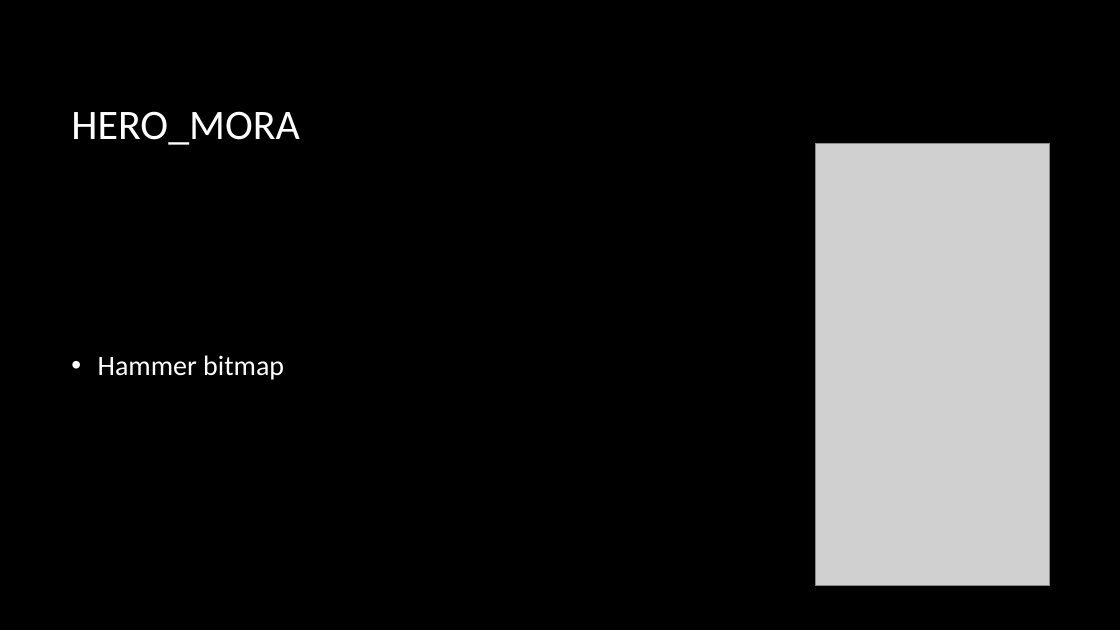
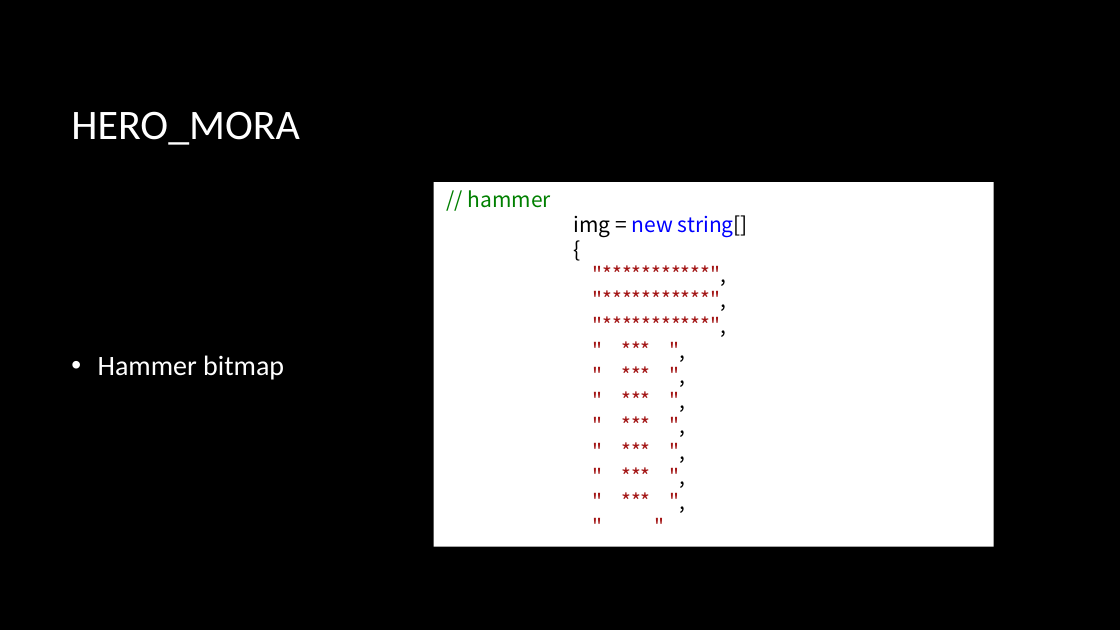
Before and after one commit to CaramelYo/Hero_Mora, a slide deck: slide 11 of Hero_Mora/bin/Release/Hero_Mora.pptx. Drawn at 1120x630 pixels with LibreOffice and Linux fonts; fonts in the diff are those of the drawing; grey boxes stand for pictures; background and template pictures are left out. Boxes give left, top, right and bottom in pixels: in the first picture for what was removed or moved away, otherwise in the second. Text is boxed around its words. In the diff, an @@ line names an element or a change of style, - is before the commit and + after.

Commit message:
change the images of bitmap into the word windows of it in ppt

```diff
--- a/Hero_Mora/bin/Release/Hero_Mora.pptx
+++ b/Hero_Mora/bin/Release/Hero_Mora.pptx
@@ picture removed at bbox=[815, 144, 1049, 586] @@
@@ rectangle added at bbox=[434, 182, 994, 547], fill #FFFFFF, 18 pt, text #A31515 @@
+// hammer
+img = new string[]
+{
+"***********",
+"***********",
+"***********",
+" *** ",
+" *** ",
+" *** ",
+" *** ",
+" *** ",
+" *** ",
+" *** ",
+" "
```
Also in this commit, not shown: 4 other slides changed.
